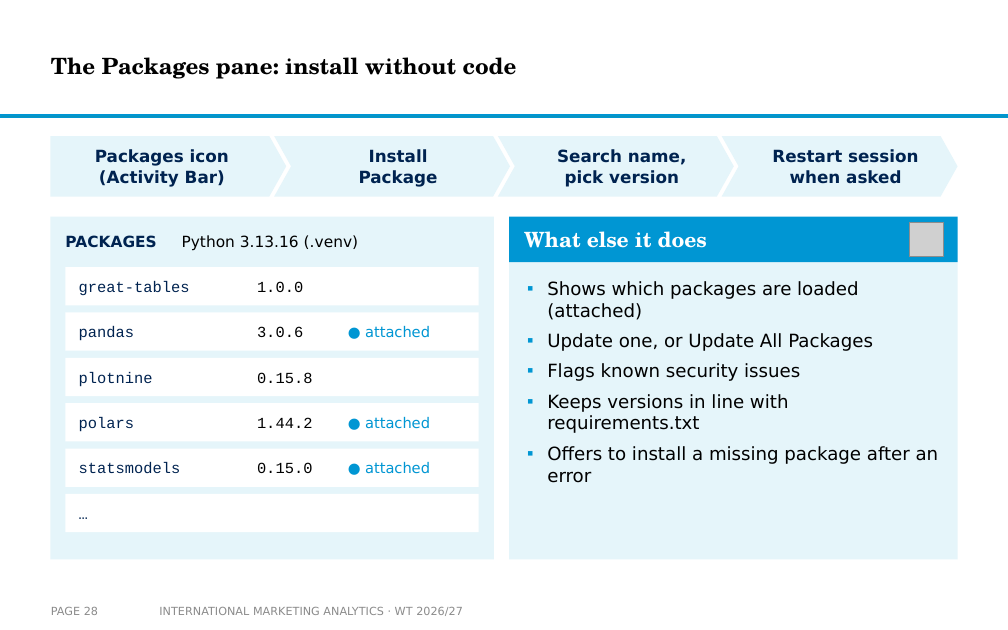
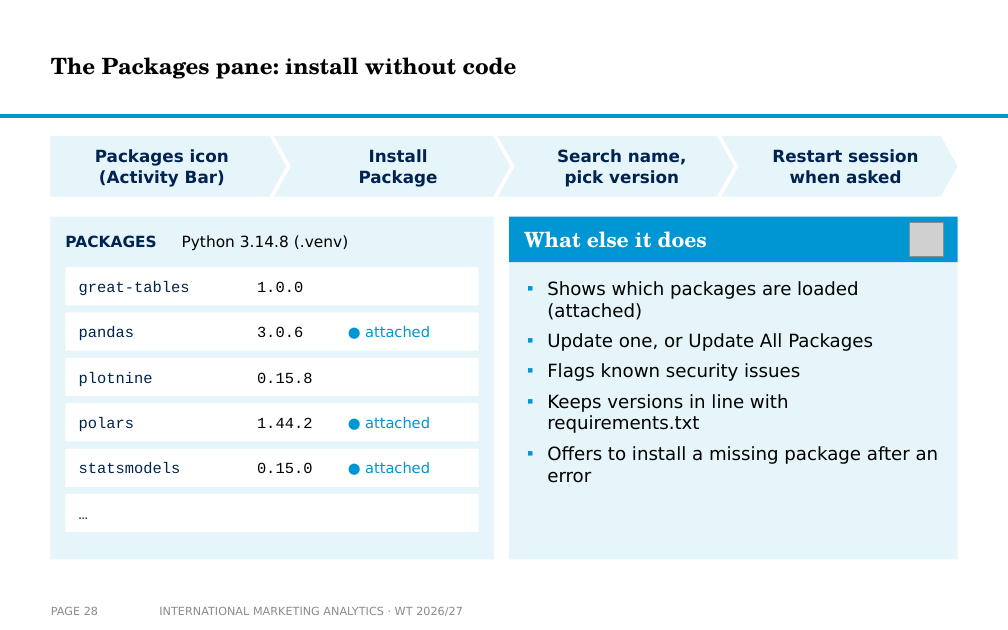
Before and after one commit to arnefloh-wu/International-Marketing-Analytics, a slide deck: slide 28 of slides/01a_setup-and-registration_WT26-27.pptx. Drawn at 1008x630 pixels with LibreOffice and Linux fonts; fonts in the diff are those of the drawing; grey boxes stand for pictures; background and template pictures are left out. Boxes give left, top, right and bottom in pixels: in the first picture for what was removed or moved away, otherwise in the second. Text is boxed around its words. In the diff, an @@ line names an element or a change of style, - is before the commit and + after.

```diff
--- a/slides/01a_setup-and-registration_WT26-27.pptx
+++ b/slides/01a_setup-and-registration_WT26-27.pptx
@@ text at [65,235,348,251]: text changed @@
-PACKAGES Python 3.13.16 (.venv)
+PACKAGES Python 3.14.8 (.venv)
```
Also in this commit, not shown: 17 other slides changed, 7 other files.
